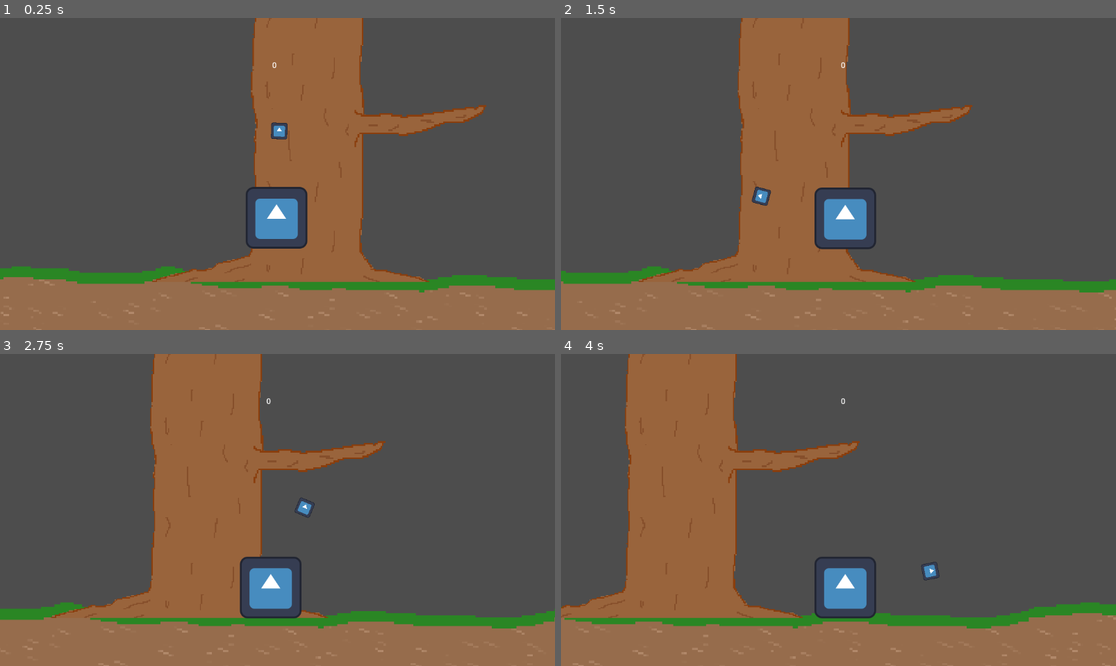
Above: before the commit, frames 1-4 (two rows, left to right).
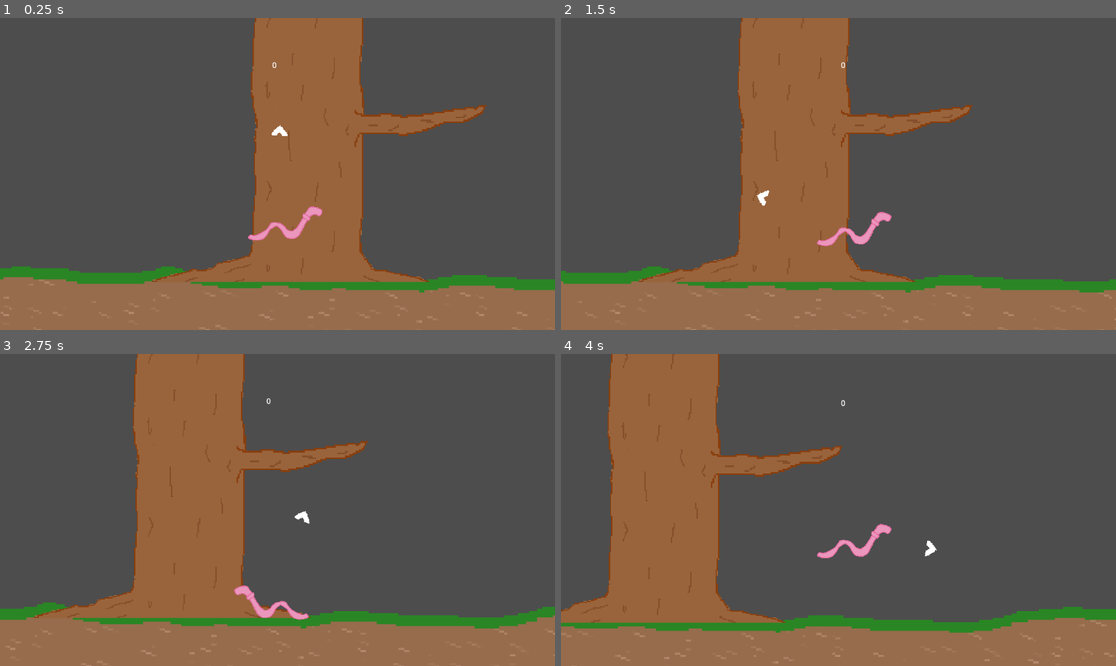
Above: after the commit, the same moments.

Repository: paxelotl/lame-jam-48
Game: Godot game, scene res://main.tscn
Two runs of this game, one before a commit and one after it. Both use one fixed random seed, a clock stepped at 60 frames per second and the inputs below. The engine's default icon, where the game draws it, is replaced by a stand-in: a white triangle on a blue panel in a dark square.
Inputs (mouse positions are in pixels of both pictures, inside the frame that each line leads up to):
- Up to frame 1 (0.25 s): no input
- Up to frame 2 (1.5 s): move the mouse to (960, 158) at 0.52 s; press the mouse at (960, 158) at 0.53 s; hold D (move_right) from 0.53 s (still down); move the mouse to (727, 189) at 1.27 s; release the mouse at (727, 189) at 1.28 s; click (727, 189) at 1.35 s
- Up to frame 3 (2.75 s): move the mouse to (333, 441) at 2.02 s; release D (move_right) at 2.03 s; press the mouse at (333, 441) at 2.03 s; hold A (move_left) from 2.03 s (still down)
- Up to frame 4 (4 s): move the mouse to (810, 572) at 2.77 s; release A (move_left) at 2.78 s; release the mouse at (810, 572) at 2.78 s; hold D (move_right) from 2.78 s (still down); click (810, 572) at 2.85 s; move the mouse to (1005, 556) at 3.52 s; press the mouse at (1005, 556) at 3.53 s

The runs differ from the first frame. In frame 1, 2.3% of the frame differs, in the area x 44-59%, y 33-74%; in frame 2, 2.1%; in frame 3, 8.3%; in frame 4, 11%, in the area x 0-100%, y 0-100%.

Commit message:
WORMgit add .git add .

Diff:
--- a/main.tscn
+++ b/main.tscn
@@ -1,11 +1,12 @@
-[gd_scene load_steps=13 format=3 uid="uid://be5nvjctv2mog"]
+[gd_scene load_steps=14 format=3 uid="uid://be5nvjctv2mog"]
 
-[ext_resource type="Texture2D" uid="uid://dmjsgkkka2uq0" path="res://icon.svg" id="1_jjf2p"]
 [ext_resource type="Script" path="res://camera.gd" id="1_nd02i"]
 [ext_resource type="Script" path="res://player.gd" id="1_p2a2v"]
 [ext_resource type="Script" path="res://barrier.gd" id="1_qhh25"]
 [ext_resource type="Texture2D" uid="uid://cwpxadk5lok7q" path="res://textures/base.png" id="4_71370"]
+[ext_resource type="Texture2D" uid="uid://4ftlr5uqtks1" path="res://textures/worm.png" id="4_waeh7"]
 [ext_resource type="Texture2D" uid="uid://4gogldn5dm2p" path="res://textures/ground.png" id="5_ccmy5"]
+[ext_resource type="Texture2D" uid="uid://c3quuccm2sutw" path="res://textures/arrow.png" id="5_g0f1h"]
 [ext_resource type="PackedScene" uid="uid://c314sqwbl5ama" path="res://trunk.tscn" id="7_2ck6r"]
 [ext_resource type="Script" path="res://trunk_manager.gd" id="7_45lq0"]
 
@@ -16,7 +17,7 @@
 size = Vector2(100, 500)
 
 [sub_resource type="RectangleShape2D" id="RectangleShape2D_udbxq"]
-size = Vector2(126, 126)
+size = Vector2(166, 102)
 
 [sub_resource type="RectangleShape2D" id="RectangleShape2D_gm4ny"]
 size = Vector2(1444, 170)
@@ -56,18 +57,23 @@
 script = ExtResource("1_p2a2v")
 
 [node name="CollisionShape2D" type="CollisionShape2D" parent="Player"]
+position = Vector2(-1, 15)
+scale = Vector2(0.679041, 0.563723)
 shape = SubResource("RectangleShape2D_udbxq")
 
-[node name="Sprite2D" type="Sprite2D" parent="Player/CollisionShape2D"]
-texture = ExtResource("1_jjf2p")
+[node name="Sprite" type="Sprite2D" parent="Player"]
+position = Vector2(10, 19)
+scale = Vector2(0.758711, 0.758711)
+texture = ExtResource("4_waeh7")
 
 [node name="ArrowPivot" type="Node2D" parent="Player"]
 
 [node name="Arrow" type="Sprite2D" parent="Player/ArrowPivot"]
 position = Vector2(180, 0)
 rotation = 1.5708
-scale = Vector2(0.265625, 0.265625)
-texture = ExtResource("1_jjf2p")
+scale = Vector2(1.32851, 1.32851)
+texture = ExtResource("5_g0f1h")
+offset = Vector2(3.3237, 11.426)
 
 [node name="Ground" type="StaticBody2D" parent="."]
 z_index = -1
--- a/player.gd
+++ b/player.gd
@@ -3,6 +3,7 @@
 const SPEED = 180.0
 @onready var arrow_pivot = $ArrowPivot
 @onready var arrow = $ArrowPivot/Arrow
+@onready var sprite = $Sprite
 
 var direction_to_arrow: Vector2
 var jump_power: float = 700
@@ -30,8 +31,14 @@
 	if is_on_floor():
 		if direction:
 			velocity.x = direction * SPEED
+
 		else:
 			velocity.x = move_toward(velocity.x, 0, SPEED / 3)
+
+	if velocity.x > 0:
+		sprite.flip_h = false
+	elif velocity.x < 0:
+		sprite.flip_h = true
 
 	move_and_slide()
 
Binary file added: textures/arrow.png
Not shown, added: textures/arrow.png.import
Binary file added: textures/worm.png
Not shown, added: textures/worm.png.import
